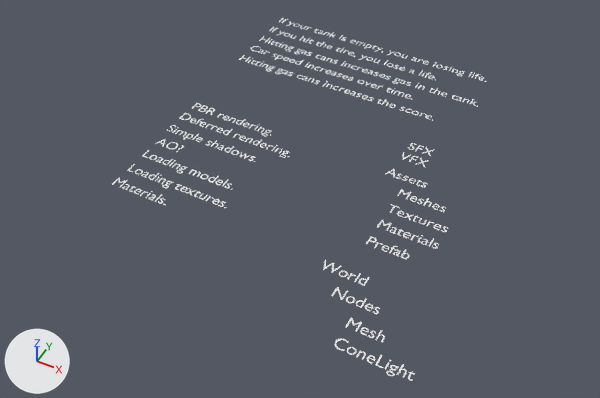
A saved change to the Blender file doc/design.blend.
Camera for both pictures: a 50 mm camera at (6.88, -6.96, 4.69) aimed at (4.5, -2.54, -0.05). The lights are fixed; the arrows at lower left show +X, +Y and +Z.

Names of what the first picture shows: 'Text.005', 'Text.006', 'Text.007', 'Text.008', 'Text.009', 'Text.010', 'Text.011', 'Text.012', 'Text.016', 'Text.017', 'Text.019', 'Text.020', 'Text.021', 'Text.022'.
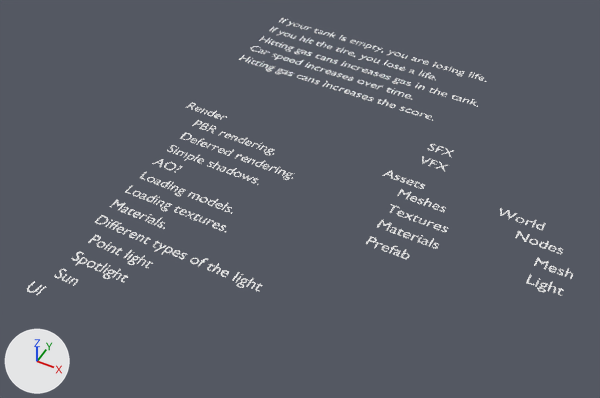
Pixel boxes [x1, y1, x2, y2] of what changed, in the pictures (600 x 398 px):
'Text.010', moved
    before: [127, 164, 226, 208]
    after: [125, 185, 227, 232]
'Text.006', moved
    before: [179, 113, 290, 158]
    after: [180, 132, 293, 180]
'Text.023', added
    after: [95, 215, 262, 291]
'Text.009', moved
    before: [142, 150, 232, 190]
    after: [140, 171, 232, 214]
'Text.007', moved
    before: [167, 125, 256, 162]
    after: [167, 145, 259, 185]
'Text.020', text changed, moved
    before: [335, 339, 415, 381]
    after: [526, 274, 564, 296]
'Text.005', moved
    before: [192, 103, 272, 136]
    after: [192, 120, 274, 155]
'Text.011', moved
    before: [112, 178, 166, 205]
    after: [110, 200, 165, 229]
'Text.017', moved
    before: [331, 287, 380, 314]
    after: [515, 231, 563, 254]
'Text.019', moved
    before: [345, 318, 385, 342]
    after: [534, 257, 573, 279]
'Text.016', moved
    before: [323, 260, 370, 286]
    after: [500, 208, 546, 230]
'Text.025', added
    after: [71, 252, 128, 282]
'Text.024', added
    after: [88, 235, 153, 268]
'Text.012', moved
    before: [385, 169, 427, 188]
    after: [382, 170, 425, 189]
'Text.008', moved
    before: [155, 139, 184, 152]
    after: [153, 159, 182, 173]
'Text.022', moved
    before: [403, 152, 429, 167]
    after: [422, 156, 448, 172]
'Text.021', moved
    before: [408, 143, 434, 156]
    after: [428, 144, 454, 157]
'Text.028', added
    after: [186, 102, 227, 120]
'Text.026', added
    after: [54, 269, 78, 286]
'Text.027', added
    after: [27, 281, 46, 295]

Diff of the bpy script that builds the scene:
```diff
--- a/doc/design.blend.py
+++ b/doc/design.blend.py
@@ txt_text_021 @@
 txt_text_021 = bpy.data.curves.new('Text.021', 'FONT')
-txt_text_021.body = 'ConeLight'
+txt_text_021.body = 'Light'
@@ txt_text_028 @@
+txt_text_028 = bpy.data.curves.new('Text.028', 'FONT')
+txt_text_028.body = 'Render'
@@ txt_text_027 @@
+txt_text_027 = bpy.data.curves.new('Text.027', 'FONT')
+txt_text_027.body = 'UI'
@@ txt_text_026 @@
+txt_text_026 = bpy.data.curves.new('Text.026', 'FONT')
+txt_text_026.body = 'Sun'
@@ txt_text_025 @@
+txt_text_025 = bpy.data.curves.new('Text.025', 'FONT')
+txt_text_025.body = 'Spotlight'
@@ txt_text_024 @@
+txt_text_024 = bpy.data.curves.new('Text.024', 'FONT')
+txt_text_024.body = 'Point light'
@@ txt_text_012 @@
+txt_text_012 = bpy.data.curves.new('Text.012', 'FONT')
+txt_text_012.body = 'Different types of the light'
@@ ob_text_005 @@
 ob_text_005 = bpy.data.objects.new('Text.005', txt_text_005)
-ob_text_005.location = (3.048, -1.984, 0.0)
+ob_text_005.location = (3.2, -2.2, 0.0)
 ob_text_005.scale = (0.143, 0.143, 0.143)
@@ ob_text_006 @@
 ob_text_006 = bpy.data.objects.new('Text.006', txt_text_006)
-ob_text_006.location = (3.035, -2.163, 0.0)
+ob_text_006.location = (3.2, -2.4, 0.0)
 ob_text_006.scale = (0.143, 0.143, 0.143)
@@ ob_text_007 @@
 ob_text_007 = bpy.data.objects.new('Text.007', txt_text_007)
-ob_text_007.location = (3.032, -2.365, 0.0)
+ob_text_007.location = (3.2, -2.6, 0.0)
 ob_text_007.scale = (0.143, 0.143, 0.143)
@@ ob_text_008 @@
 ob_text_008 = bpy.data.objects.new('Text.008', txt_text_008)
-ob_text_008.location = (3.06, -2.566, 0.0)
+ob_text_008.location = (3.2, -2.8, 0.0)
 ob_text_008.scale = (0.143, 0.143, 0.143)
@@ ob_text_009 @@
 ob_text_009 = bpy.data.objects.new('Text.009', txt_text_009)
-ob_text_009.location = (3.051, -2.758, 0.0)
+ob_text_009.location = (3.2, -3.0, 0.0)
 ob_text_009.scale = (0.143, 0.143, 0.143)
@@ ob_text_010 @@
 ob_text_010 = bpy.data.objects.new('Text.010', txt_text_010)
-ob_text_010.location = (3.053, -2.97, 0.0)
+ob_text_010.location = (3.2, -3.2, 0.0)
 ob_text_010.scale = (0.143, 0.143, 0.143)
@@ ob_text_011 @@
 ob_text_011 = bpy.data.objects.new('Text.011', txt_text_011)
-ob_text_011.location = (3.045, -3.173, 0.0)
+ob_text_011.location = (3.2, -3.4, 0.0)
 ob_text_011.scale = (0.143, 0.143, 0.143)
@@ ob_text_012 @@
 ob_text_012 = bpy.data.objects.new('Text.012', txt_text_013)
-ob_text_012.location = (5.009, -1.974, 0.0)
+ob_text_012.location = (5.0, -2.0, 0.0)
 ob_text_012.scale = (0.143, 0.143, 0.143)
@@ ob_text_016 @@
 ob_text_016 = bpy.data.objects.new('Text.016', txt_text_017)
-ob_text_016.location = (5.009, -3.182, 0.0)
+ob_text_016.location = (6.0, -2.0, 0.0)
 ob_text_016.scale = (0.143, 0.143, 0.143)
@@ ob_text_017 @@
 ob_text_017 = bpy.data.objects.new('Text.017', txt_text_018)
-ob_text_017.location = (5.204, -3.382, 0.0)
+ob_text_017.location = (6.204, -2.182, 0.0)
 ob_text_017.scale = (0.143, 0.143, 0.143)
@@ ob_text_019 @@
 ob_text_019 = bpy.data.objects.new('Text.019', txt_text_020)
-ob_text_019.location = (5.419, -3.592, 0.0)
+ob_text_019.location = (6.419, -2.392, 0.0)
 ob_text_019.scale = (0.143, 0.143, 0.143)
@@ ob_text_020 @@
 ob_text_020 = bpy.data.objects.new('Text.020', txt_text_021)
-ob_text_020.location = (5.419, -3.787, 0.0)
+ob_text_020.location = (6.419, -2.587, 0.0)
 ob_text_020.scale = (0.143, 0.143, 0.143)
@@ ob_text_021 @@
 ob_text_021 = bpy.data.objects.new('Text.021', txt_text_022)
-ob_text_021.location = (5.042, -1.573, 0.0)
+ob_text_021.location = (5.2, -1.5, 0.0)
 ob_text_021.scale = (0.143, 0.143, 0.143)
@@ ob_text_022 @@
 ob_text_022 = bpy.data.objects.new('Text.022', txt_text_023)
-ob_text_022.location = (5.03, -1.731, 0.0)
+ob_text_022.location = (5.2, -1.7, 0.0)
 ob_text_022.scale = (0.143, 0.143, 0.143)
@@ ob_text_028 @@
+ob_text_028 = bpy.data.objects.new('Text.028', txt_text_028)
+ob_text_028.location = (3.0, -2.0, 0.0)
+ob_text_028.scale = (0.143, 0.143, 0.143)
@@ ob_text_027 @@
+ob_text_027 = bpy.data.objects.new('Text.027', txt_text_027)
+ob_text_027.location = (3.2, -4.4, 0.0)
+ob_text_027.scale = (0.143, 0.143, 0.143)
@@ ob_text_026 @@
+ob_text_026 = bpy.data.objects.new('Text.026', txt_text_026)
+ob_text_026.location = (3.3, -4.2, 0.0)
+ob_text_026.scale = (0.143, 0.143, 0.143)
@@ ob_text_025 @@
+ob_text_025 = bpy.data.objects.new('Text.025', txt_text_025)
+ob_text_025.location = (3.3, -4.0, 0.0)
+ob_text_025.scale = (0.143, 0.143, 0.143)
@@ ob_text_024 @@
+ob_text_024 = bpy.data.objects.new('Text.024', txt_text_024)
+ob_text_024.location = (3.3, -3.8, 0.0)
+ob_text_024.scale = (0.143, 0.143, 0.143)
@@ ob_text_023 @@
+ob_text_023 = bpy.data.objects.new('Text.023', txt_text_012)
+ob_text_023.location = (3.2, -3.6, 0.0)
+ob_text_023.scale = (0.143, 0.143, 0.143)
```
